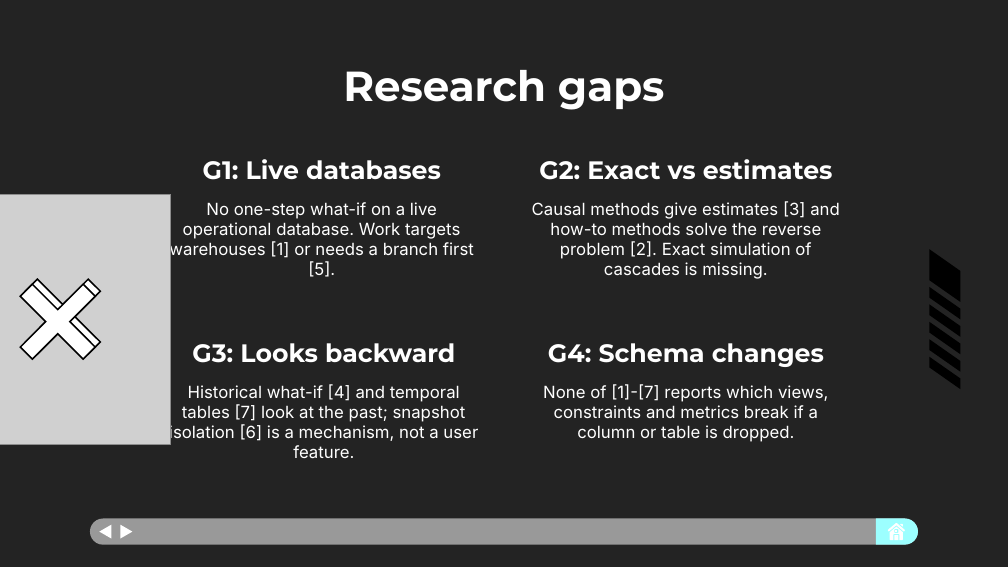
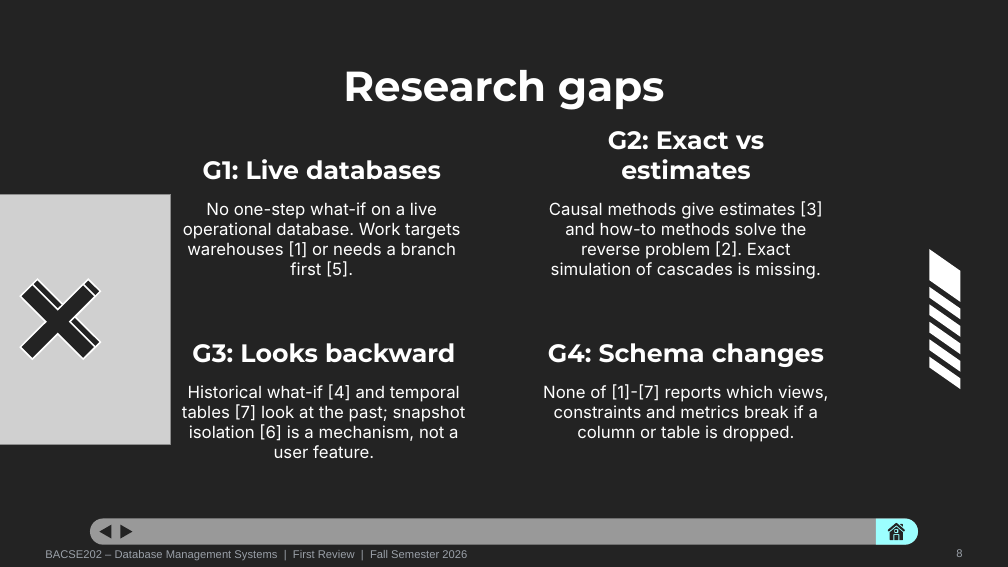
Before and after one commit to prakritijha26/DatabaseSystems_Project, a slide deck: slide 8 of WhatIf_Database_Review_1.pptx (slide 6 before the commit). Drawn at 1008x567 pixels with LibreOffice and Linux fonts; fonts in the diff are those of the drawing; grey boxes stand for pictures. Boxes give left, top, right and bottom in pixels: in the first picture for what was removed or moved away, otherwise in the second. Text is boxed around its words. In the diff, an @@ line names an element or a change of style, - is before the commit and + after.

Commit message:
"Updated Review 1 PPT and PDF"

```diff
--- a/WhatIf_Database_Review_1.pptx
+++ b/WhatIf_Database_Review_1.pptx
@@ 4 subtitles: place and size @@
-4 subtitles at box(169, 159, 840, 458)
+4 subtitles at box(182, 131, 823, 458)
@@ freeform shape at box(19, 283, 97, 361): outline redrawn @@
@@ freeform shape at box(20, 284, 95, 359): fill #000000 to #232323; outline redrawn @@
@@ freeform shape at box(24, 278, 102, 356): outline redrawn @@
@@ freeform shape at box(25, 279, 100, 354): fill #000000 to #232323; outline redrawn @@
@@ freeform shape at box(929, 304, 961, 337): fill #000000 to #FFFFFF; outline redrawn @@
@@ freeform shape at box(929, 322, 961, 354): fill #000000 to #FFFFFF; outline redrawn @@
@@ fill #000000 to #FFFFFF in 4 elements at box(929, 249, 961, 301), box(929, 287, 961, 320), box(929, 340, 961, 372), box(929, 357, 961, 389) @@
@@ freeform shape at box(888, 523, 905, 531): fill #FFFFFF to #232323; outline redrawn @@
@@ fill #FFFFFF to #232323 in 5 elements at box(100, 524, 112, 538), box(121, 524, 133, 538), box(900, 524, 903, 527), box(895, 530, 897, 532), box(890, 526, 903, 539) @@
@@ freeform shape at box(894, 535, 898, 540): fill #FFFFFF to #232323; outline redrawn @@
@@ text added at box(45, 550, 467, 560), 8 pt, text #9AA0A8 @@
+BACSE202 – Database Management Systems | First Review | Fall Semester 2026
@@ text added at box(956, 549, 962, 557), 8 pt, text #9AA0A8 @@
+8
```
Also in this commit, not shown: 9 other slides changed, 6 slides added, 2 other files.
